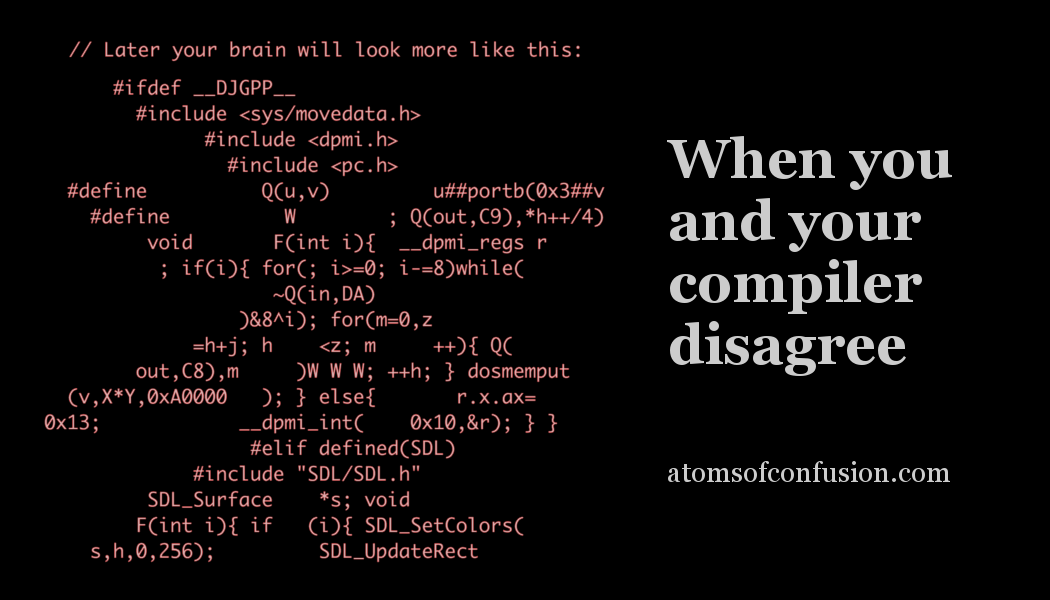
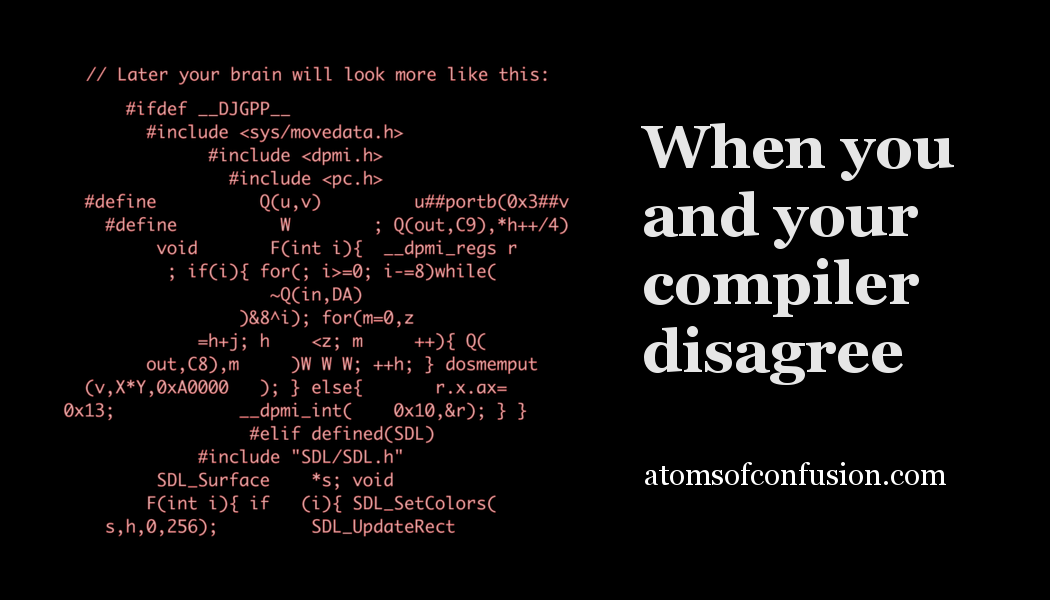
The second w=1050, h=600 image is a revision of the first. Changes to its layers:
painted on "unblurred" over (44, 40, 605, 563)
painted on "When you and your compiler dis..." over (641, 123, 954, 385)
painted on "atomsofconfusion.com" over (645, 461, 950, 485)
